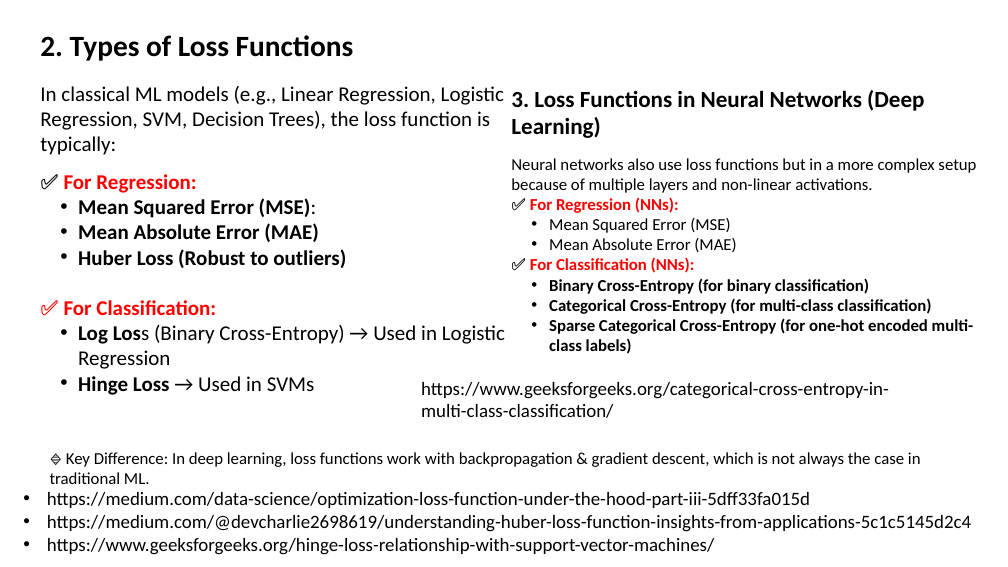
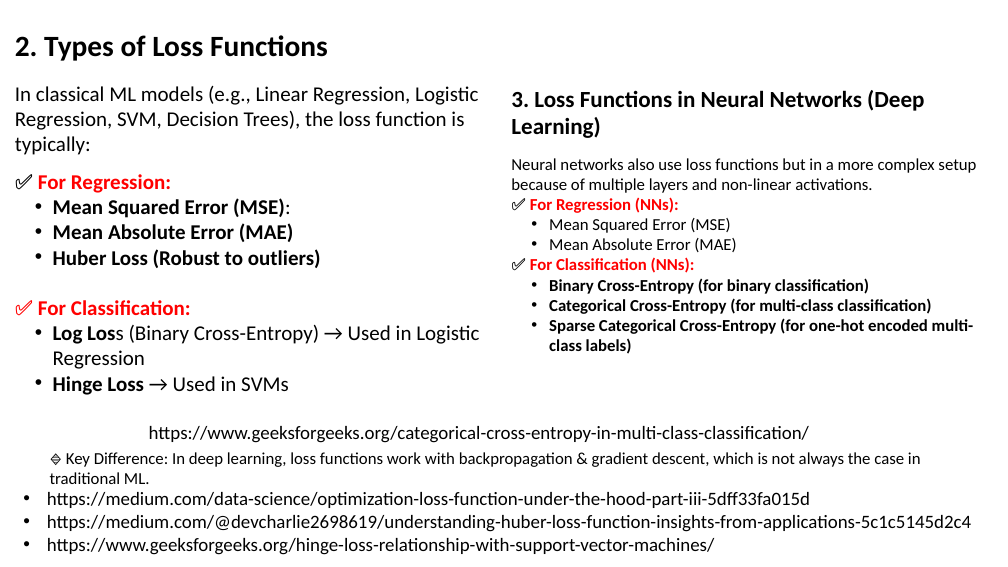
Before and after one commit to shahil04/ds_materials, a slide deck: slide 7 of 9.Deep_learning/class_3_module_9_deep learning_Loss_Functions Gradient Descent.pptx. Drawn at 1008x567 pixels with LibreOffice and Linux fonts; fonts in the diff are those of the drawing. Boxes give left, top, right and bottom in pixels: in the first picture for what was removed or moved away, otherwise in the second. Text is boxed around its words. In the diff, an @@ line names an element or a change of style, - is before the commit and + after.

```diff
--- a/9.Deep_learning/class_3_module_9_deep learning_Loss_Functions Gradient Descent.pptx
+++ b/9.Deep_learning/class_3_module_9_deep learning_Loss_Functions Gradient Descent.pptx
@@ text "2. Types of Loss Functions": place and size @@
-text "2. Types of Loss Functions" at bbox=[40, 35, 505, 395]
+text "2. Types of Loss Functions" at bbox=[15, 35, 479, 395]
@@ text "https://www.geeksforgeeks.org/categorical-cross-entropy-in-m ..." rewrapped from bbox=[421, 382, 889, 418] to bbox=[149, 426, 809, 443] @@
```
Also in this commit, not shown: 2 other slides changed, 40 other files.
